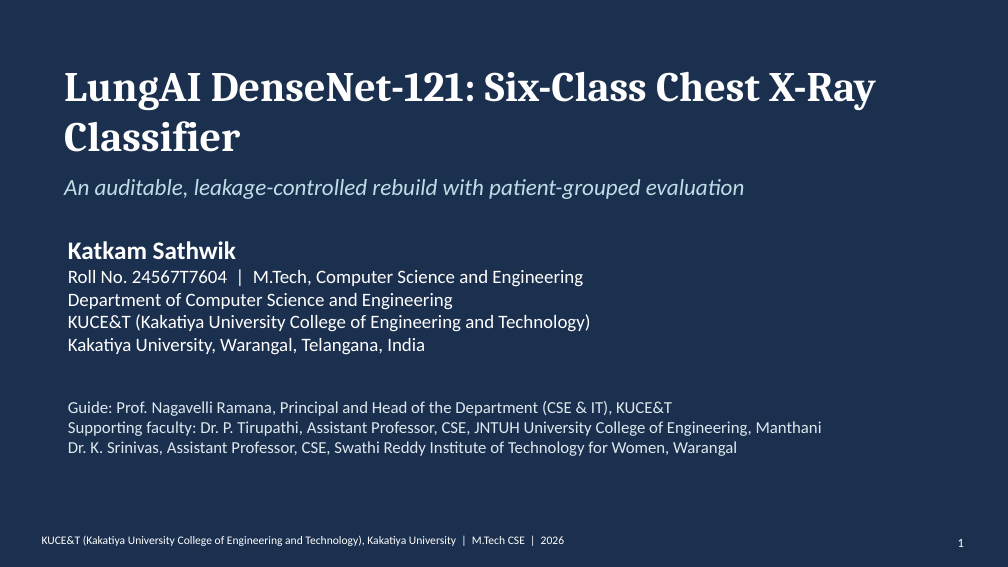
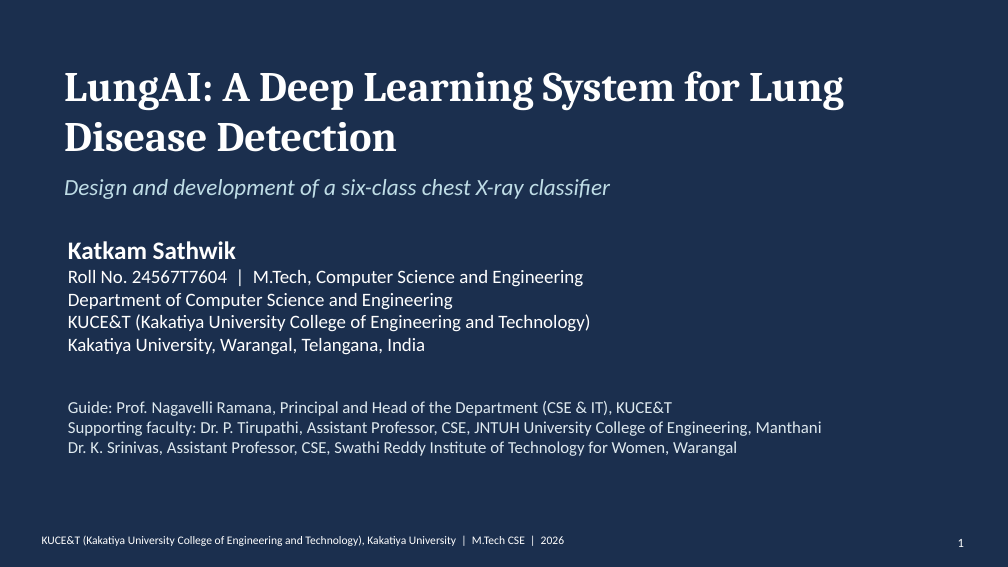
Before and after one commit to KSathwik/Lung_Disease_Detector, a slide deck: slide 1 of docs/presentation/LungAI_MTech_Presentation.pptx. Drawn at 1008x567 pixels with LibreOffice and Linux fonts; fonts in the diff are those of the drawing. Boxes give left, top, right and bottom in pixels: in the first picture for what was removed or moved away, otherwise in the second. Text is boxed around its words. In the diff, an @@ line names an element or a change of style, - is before the commit and + after.

```diff
--- a/docs/presentation/LungAI_MTech_Presentation.pptx
+++ b/docs/presentation/LungAI_MTech_Presentation.pptx
@@ text at <box>64,71,844,152</box>: text changed @@
-LungAI DenseNet-121: Six-Class Chest X-Ray Classifier
+LungAI: A Deep Learning System for Lung Disease Detection
@@ text at <box>64,179,610,199</box>: text changed @@
-An auditable, leakage-controlled rebuild with patient-grouped evaluation
+Design and development of a six-class chest X-ray classifier
```
Also in this commit, not shown: 12 other slides changed, 20 other files.
